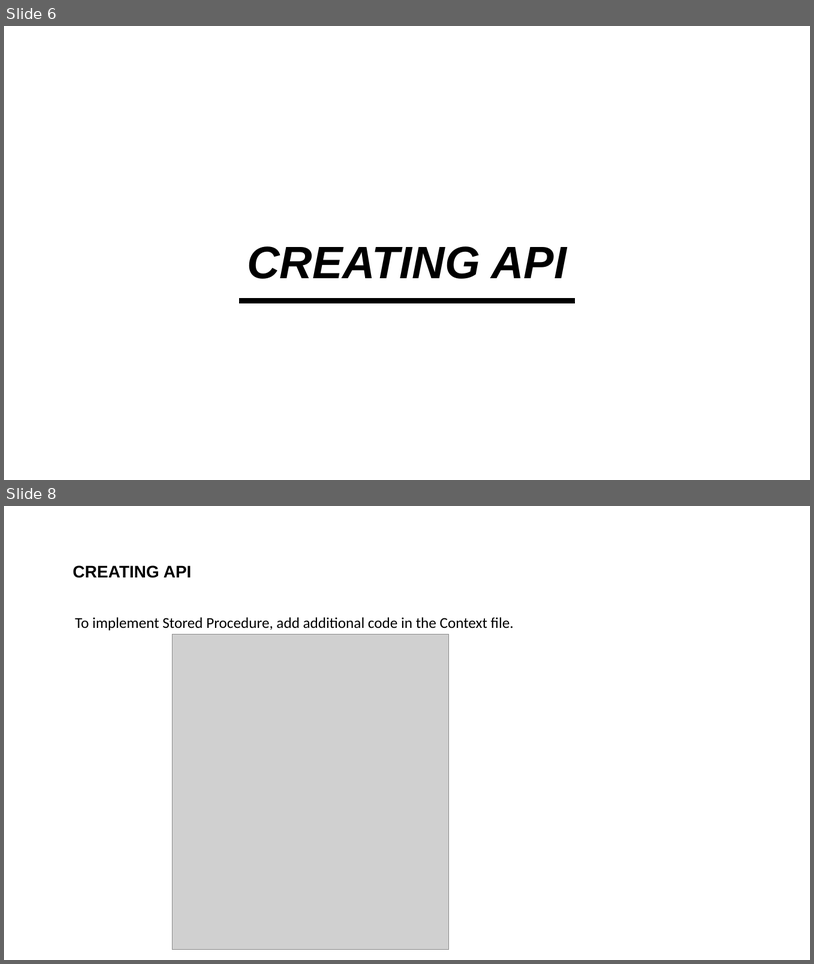
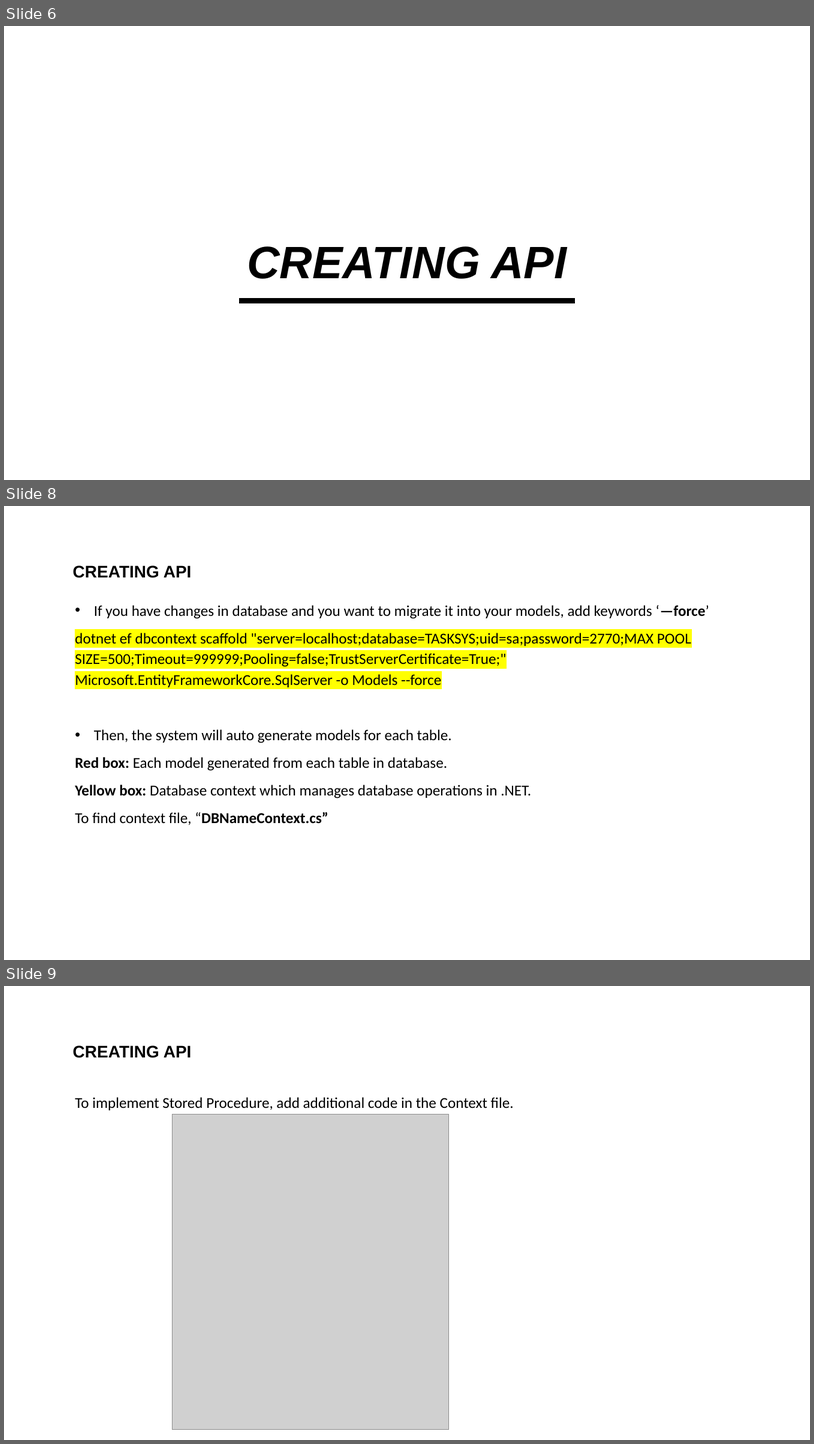
Before and after one commit to aFaeez/Demo-React-.NET, a slide deck: tutorial/Tutorial 1.pptx. Shown one above the other, each under a label of ours: slides 6 and 8 before the commit, slides 6, 8 and 9 after it; the slides between them are not shown. The pictures are 814x964 and 814x1444 pixels, drawn with LibreOffice and Linux fonts; fonts in the diff are those of the drawing; grey boxes stand for pictures; background and template pictures are left out. Boxes give left, top, right and bottom in pixels: in the first picture for what was removed or moved away, otherwise in the second. Text is boxed around its words. In the diff, an @@ line names an element or a change of style, - is before the commit and + after.

```diff
--- a/tutorial/Tutorial 1.pptx
+++ b/tutorial/Tutorial 1.pptx
@@ slide 8 added at box(4, 506, 810, 960), background #FFFFFF; not listed: 1 template element that a slide beside it also shows @@
@@ text added at box(73, 565, 192, 578), 20 pt, text #000000, bold @@
+CREATING API
@@ text added at box(75, 605, 710, 825), 18 pt, text #000000 @@
+• If you have changes in database and you want to migrate it into your models, add keywords ‘—force’
+dotnet ef dbcontext scaffold "server=localhost;database=TASKSYS;uid=sa;password=2770;MAX POOL SIZE=500;Timeout=999999;Pooling=false;TrustServerCertificate=True;" Microsoft.EntityFrameworkCore.SqlServer -o Models --force
+• Then, the system will auto generate models for each table.
+Red box: Each model generated from each table in database.
+Yellow box: Database context which manages database operations in .NET.
+To find context file, “DBNameContext.cs”
@@ what was slide 8 is now slide 9 @@
```
Also in this commit, not shown: 1 slide changed.
